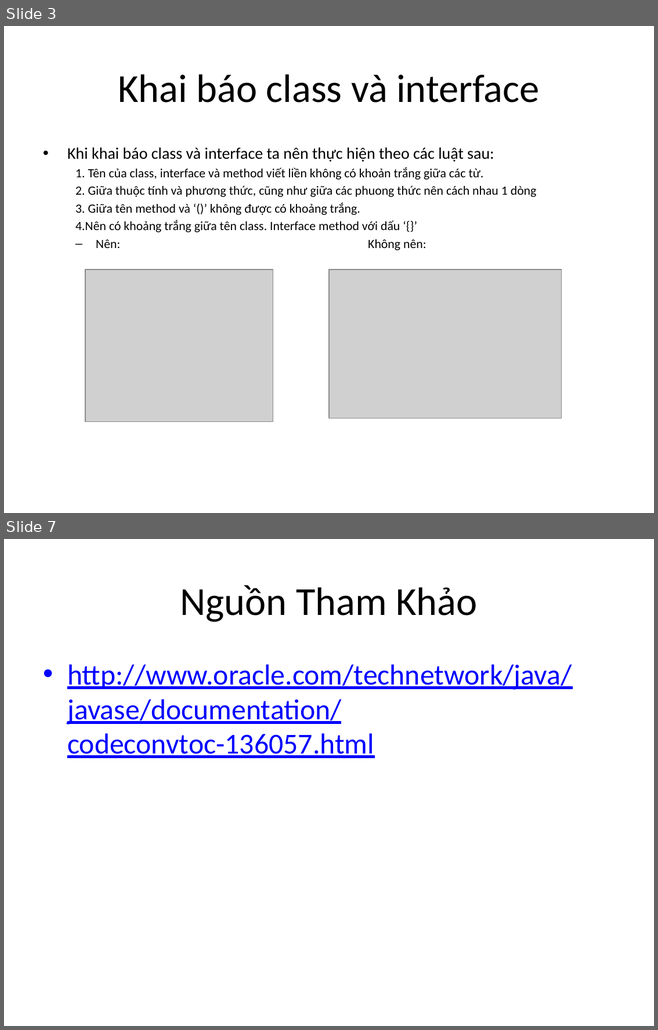
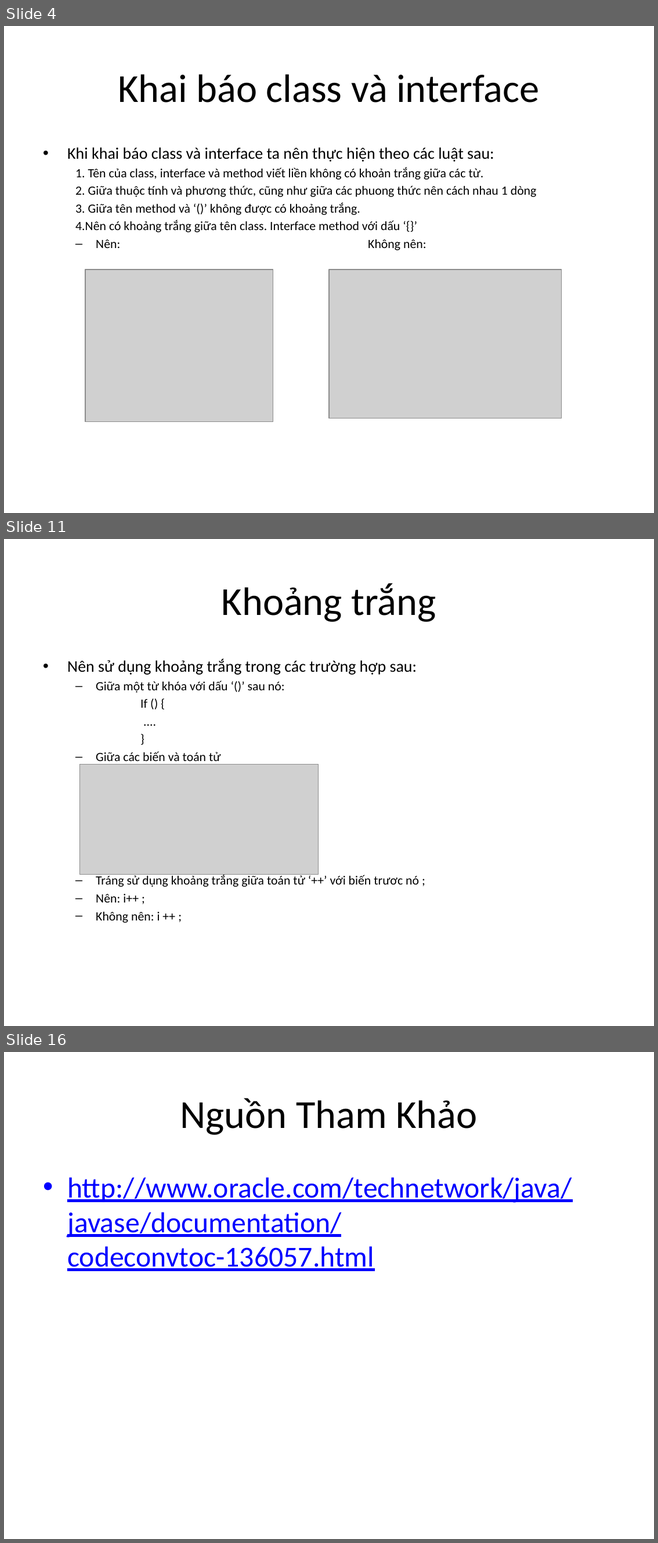
Before and after one commit to ToTranMinhNhut/Java-SE8-Fundamentals, a slide deck: programing style.pptx. Shown one above the other, each under a label of ours: slides 3 and 7 before the commit, slides 4, 11 and 16 after it; the slides between them are not shown. The pictures are 658x1030 and 658x1543 pixels, drawn with LibreOffice and Linux fonts; fonts in the diff are those of the drawing; grey boxes stand for pictures. Boxes give left, top, right and bottom in pixels: in the first picture for what was removed or moved away, otherwise in the second. Text is boxed around its words. In the diff, an @@ line names an element or a change of style, - is before the commit and + after.

```diff
--- a/programing style.pptx
+++ b/programing style.pptx
@@ slide 11 added at bbox=[4, 539, 654, 1026], background #FFFFFF @@
@@ title added at bbox=[221, 583, 436, 622], 44 pt, text #000000 @@
+Khoảng trắng
@@ text added at bbox=[67, 658, 419, 923], 14 pt, text #000000 @@
+• Nên sử dụng khoảng trắng trong các trường hợp sau:
+  – Giữa một từ khóa với dấu ‘()’ sau nó:
+  If () {
+  ....
+  }
+  – Giữa các biến và toán tử
+  – Tráng sử dụng khoảng trắng giữa toán tử ‘++’ với biến trươc nó ;
+  – Nên: i++ ;
+  – Không nên: i ++ ;
@@ picture added at bbox=[80, 765, 318, 875] @@
@@ what was slide 3 is now slide 4 @@
@@ what was slide 7 is now slide 16 @@
```
Also in this commit, not shown: 3 slides changed, 8 other slides added.
